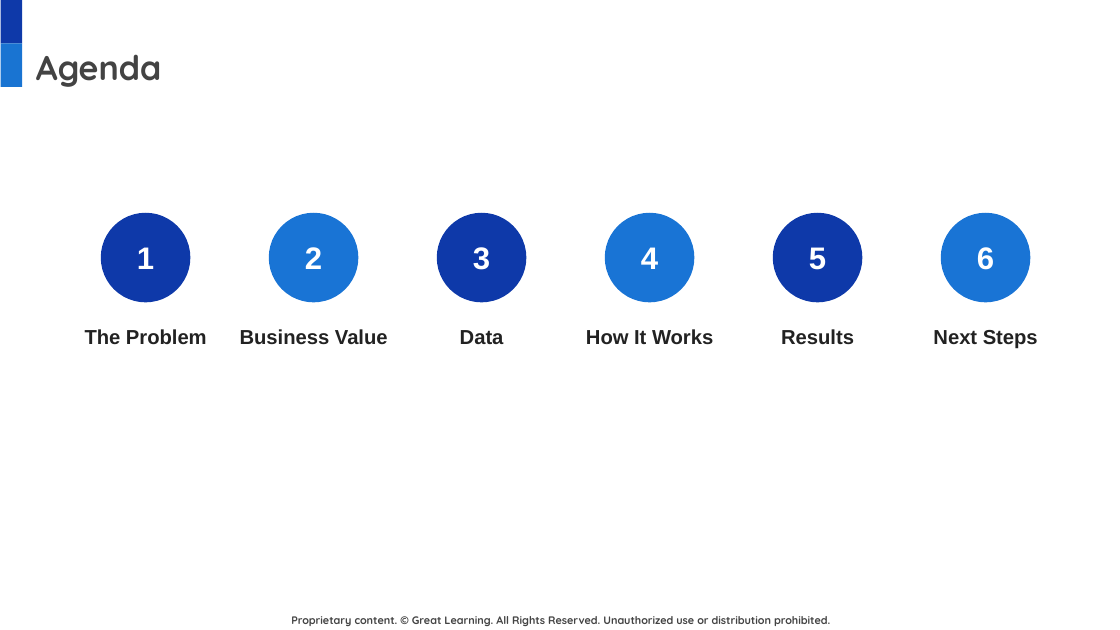
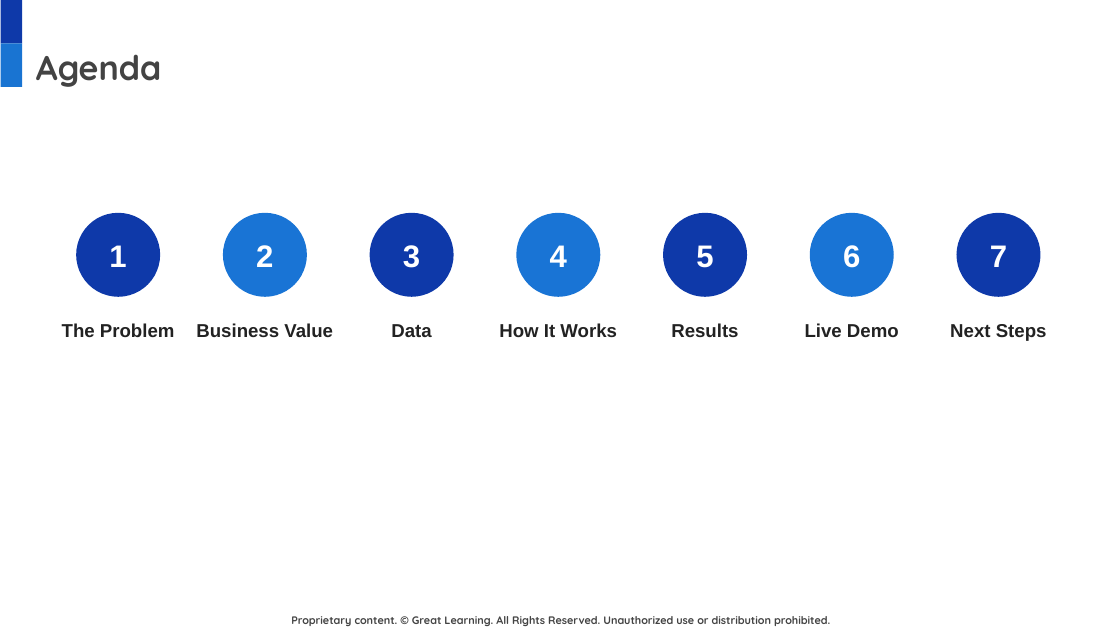
Before and after one commit to DatariusAI/nutriscan-food-detection, a slide deck: slide 2 of docs/NutriScan_Final_Presentation.pptx. Drawn at 1120x630 pixels with LibreOffice and Linux fonts; fonts in the diff are those of the drawing; background and template pictures are left out. Boxes give left, top, right and bottom in pixels: in the first picture for what was removed or moved away, otherwise in the second. Text is boxed around its words. In the diff, an @@ line names an element or a change of style, - is before the commit and + after.

```diff
--- a/docs/NutriScan_Final_Presentation.pptx
+++ b/docs/NutriScan_Final_Presentation.pptx
@@ ellipse "1": place and size @@
-ellipse "1" at [101, 213, 190, 302]
+ellipse "1" at [76, 213, 160, 297]
@@ ellipse "2": place and size @@
-ellipse "2" at [269, 213, 358, 302]
+ellipse "2" at [223, 213, 307, 297]
@@ ellipse "3": place and size @@
-ellipse "3" at [437, 213, 526, 302]
+ellipse "3" at [370, 213, 454, 297]
@@ ellipse "4": place and size @@
-ellipse "4" at [605, 213, 694, 302]
+ellipse "4" at [516, 213, 600, 297]
@@ ellipse "5": place and size @@
-ellipse "5" at [773, 213, 862, 302]
+ellipse "5" at [663, 213, 747, 297]
@@ ellipse "6": place and size @@
-ellipse "6" at [941, 213, 1030, 302]
+ellipse "6" at [810, 213, 894, 297]
@@ ellipse added at [956, 213, 1040, 297], fill #0E39A9, 20 pt, text #FFFFFF, bold @@
+7
@@ text "The Problem": place and size @@
-text "The Problem" at [85, 329, 207, 345]
+text "The Problem" at [62, 323, 175, 337]
@@ text "Business Value": place and size @@
-text "Business Value" at [240, 329, 388, 344]
+text "Business Value" at [196, 323, 333, 337]
@@ text "Data": place and size @@
-text "Data" at [460, 330, 504, 344]
+text "Data" at [391, 324, 431, 337]
@@ text "How It Works": place and size @@
-text "How It Works" at [586, 329, 713, 345]
+text "How It Works" at [499, 323, 617, 337]
@@ text "Results": place and size @@
-text "Results" at [781, 329, 854, 344]
+text "Results" at [671, 323, 738, 337]
@@ text added at [805, 323, 899, 337], 12 pt, text #222222, bold @@
+Live Demo
@@ size 13 to 12 pt in 6 elements at [62, 323, 175, 337], [196, 323, 333, 337], [391, 324, 431, 337], [499, 323, 617, 337], [671, 323, 738, 337], [950, 324, 1047, 341] @@
@@ text "Next Steps": place and size @@
-text "Next Steps" at [933, 330, 1038, 349]
+text "Next Steps" at [950, 324, 1047, 341]
```
Also in this commit, not shown: 5 other slides changed, 2 slides added.
